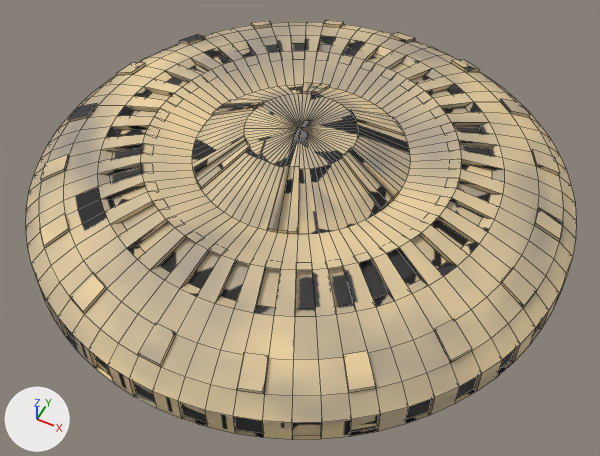
A saved change to the OBJ model core/blender/Models/Spaceships/ufo/ufo.obj.
Both versions are drawn from a 50 mm lens placed at (0.288, -0.579, 0.66), pointed at (0.016, -0.034, -0.021). The lights are fixed; the arrows at lower left show +X, +Y and +Z. Mesh edges are drawn as thin lines. Where no turn or scale is listed for an object, it has been applied to the vertices. Vertices at the same position are counted once.

Before the edit, the objects in view are built like this:
```python
me_sphere = bpy.data.meshes.new('Sphere')
me_sphere.from_pydata(...)  # 1492 vertices, 1573 faces; spans x -0.294..0.294, y -0.294..0.294, z -0.066..0.092
me_sphere.materials.append(mat_material_001)  # picture img_tex_png
ob_sphere = bpy.data.objects.new('Sphere', me_sphere)
ob_sphere.location = (0.0, 0.0, 0.0)
```
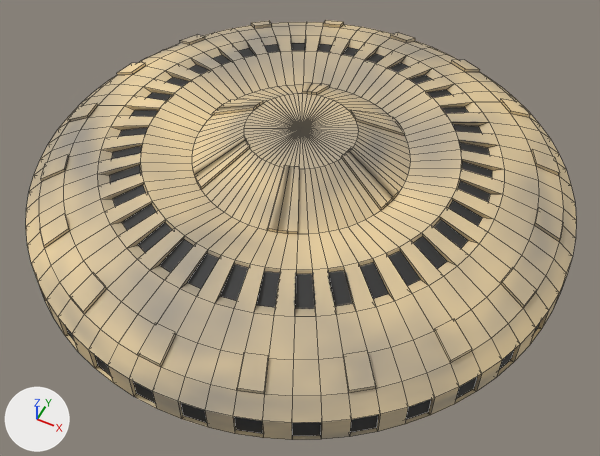
Pixel boxes (x1, y1, x2, y2) of what changed, in the pictures (600 x 456 px; the box of a moved part takes in the faces that stretch with it):
```json
{"object": "Sphere", "change": "reshaped, surface changed", "before": [26, 20, 576, 440], "after": [26, 20, 576, 440]}
{"part": 1, "of": "me_sphere", "change": "moved or reshaped", "before": [99, 39, 502, 310], "after": [99, 39, 502, 310]}
{"part": 2, "of": "me_sphere", "change": "surface changed", "before": [26, 20, 576, 440], "after": [26, 20, 576, 440]}
```

The change, as JSON lines over the scene's bpy script:
```json
{"block": "me_sphere", "where": "me_sphere.from_pydata(...)  # 1492 vertices, 1573 faces; spans x -0.294..0.294, y -0.294..0.294, z -0.066..0.092"}
{"block": "me_sphere", "where": "# used by ob_sphere; location = (0.0, 0.0, 0.0)"}
{"block": "me_sphere", "change": "me_sphere part 1: all 72 vertices in x -0.155..0.155, y -0.155..0.155, z 0.062 are scaled about their middle by (1.09, 1.09, 1.02)"}
{"block": "me_sphere", "change": "me_sphere part 2: texture (UV) coordinates of 1217 of 1573 faces, centred in x -0.292..0.294, y -0.294..0.294, z -0.057..0.091, changed; they spanned u 0.01..1.0, v 0.0..1.0 and now span u 0.01..1.0, v 0.0..1.0"}
```
